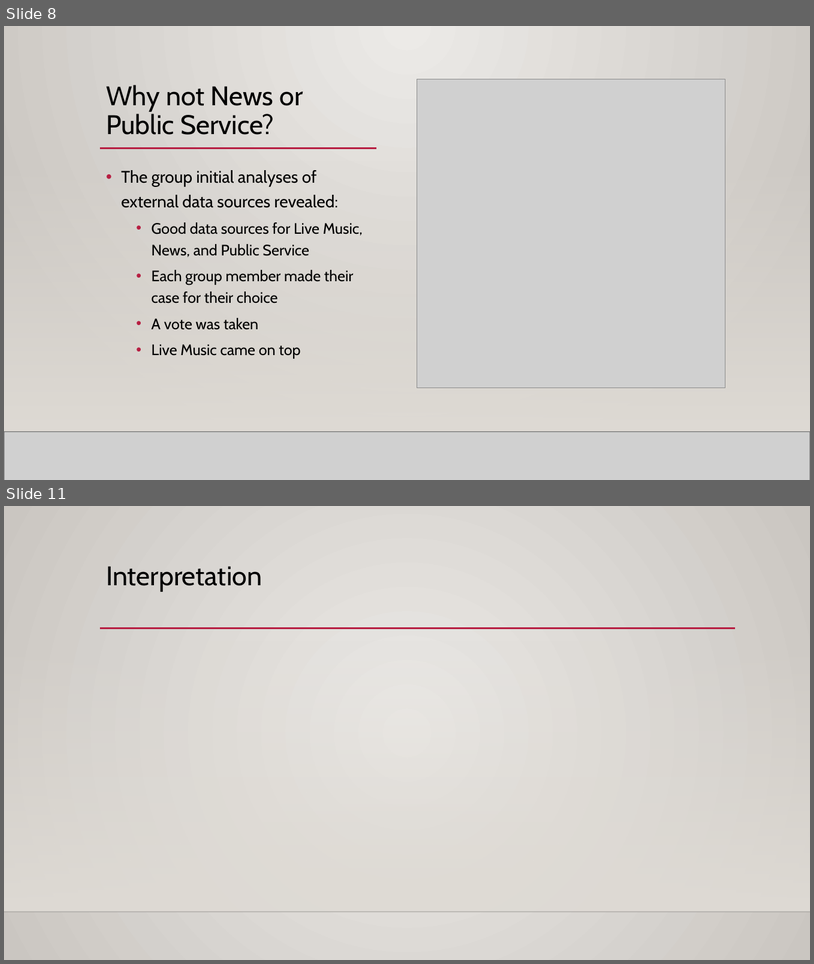
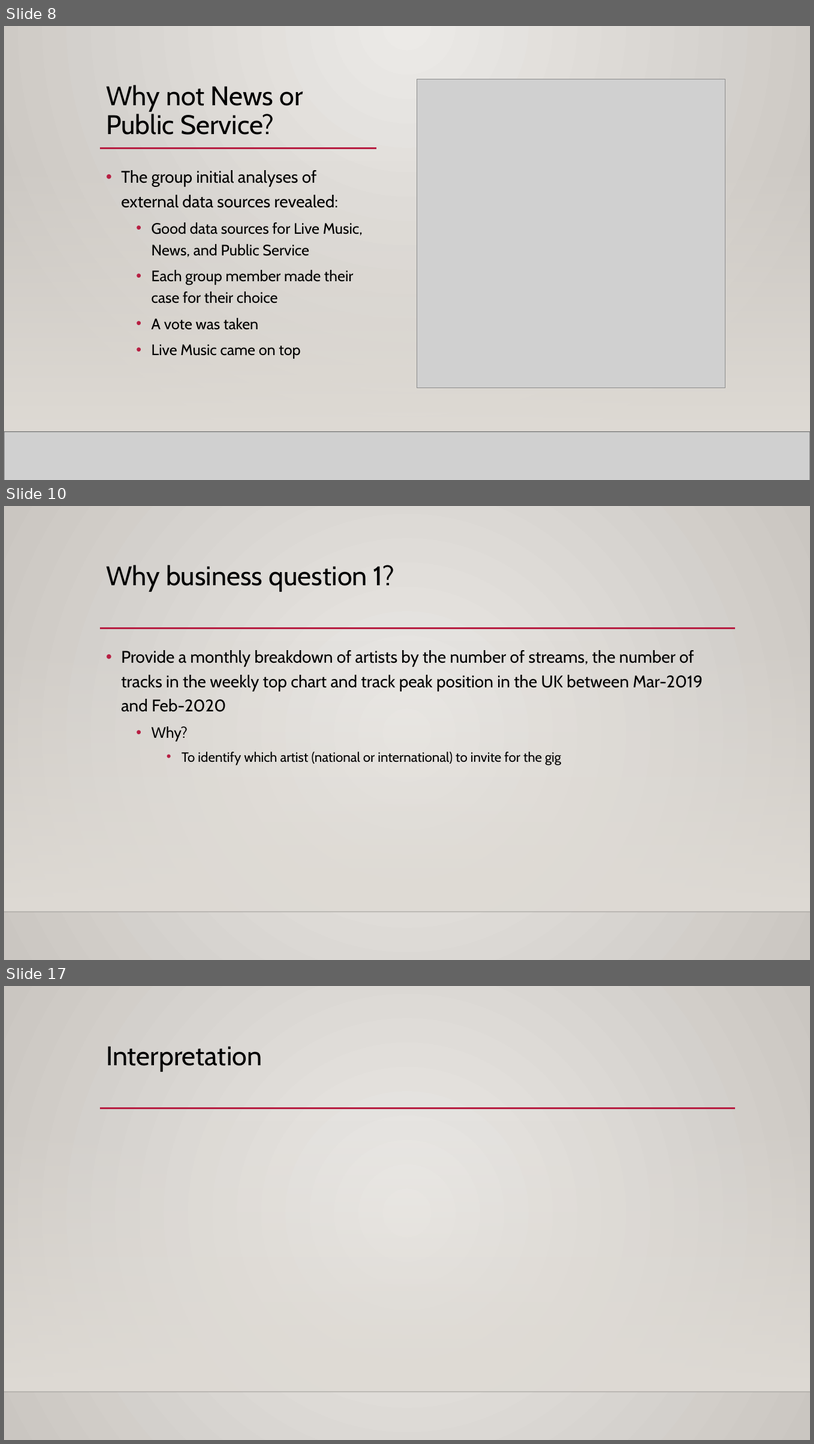
Before and after one commit to mahyarshu/Gigalytics, a slide deck: documents/Presentation/Innovators.pptx. Shown one above the other, each under a label of ours: slides 8 and 11 before the commit, slides 8, 10 and 17 after it; the slides between them are not shown. The pictures are 814x964 and 814x1444 pixels, drawn with LibreOffice and Linux fonts; fonts in the diff are those of the drawing; grey boxes stand for pictures; background and template pictures are left out. Boxes give left, top, right and bottom in pixels: in the first picture for what was removed or moved away, otherwise in the second. Text is boxed around its words. In the diff, an @@ line names an element or a change of style, - is before the commit and + after.

```diff
--- a/documents/Presentation/Innovators.pptx
+++ b/documents/Presentation/Innovators.pptx
@@ slide 10 added at <box>4,506,810,960</box>, background gradient #ECEAE7 to #CAC7C1; not listed: 3 template elements that a slide beside it also shows @@
@@ title added at <box>106,565,395,591</box>, 32 pt, text #000000 @@
+Why business question 1?
@@ text added at <box>121,650,704,765</box>, 20 pt, text #000000 @@
+• Provide a monthly breakdown of artists by the number of streams, the number of tracks in the weekly top chart and track peak position in the UK between Mar-2019 and Feb-2020
+  • Why?
+    • To identify which artist (national or international) to invite for the gig
@@ what was slide 11 is now slide 17 @@
```
Also in this commit, not shown: 3 slides changed, 6 other slides added.
